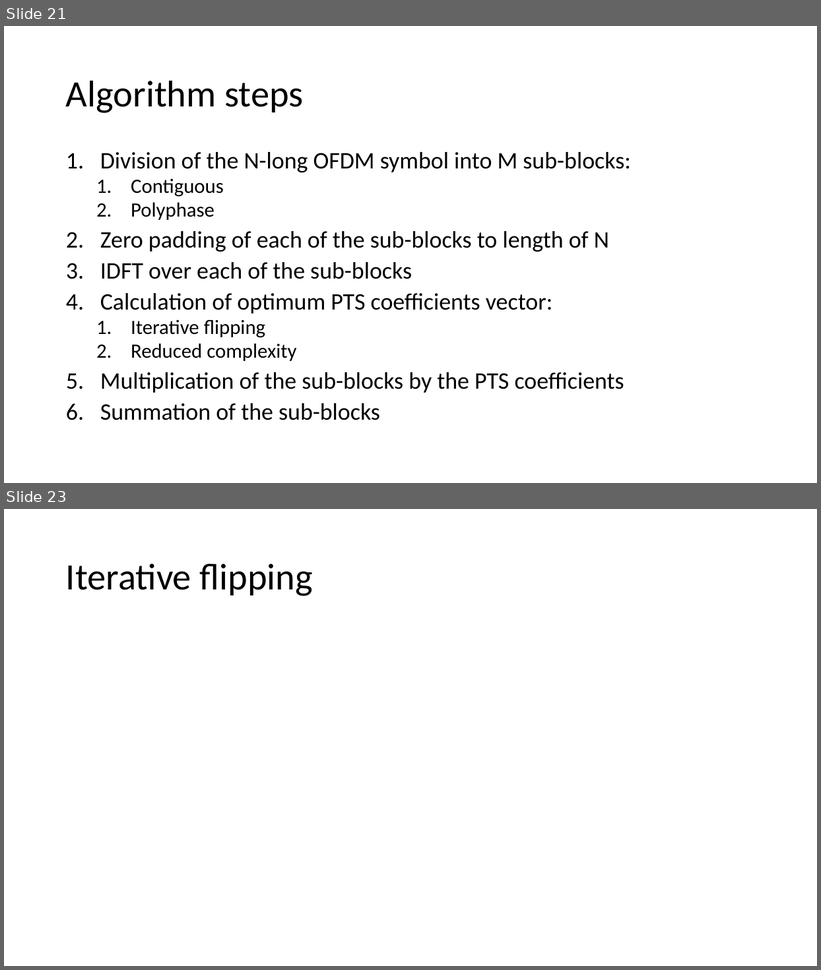
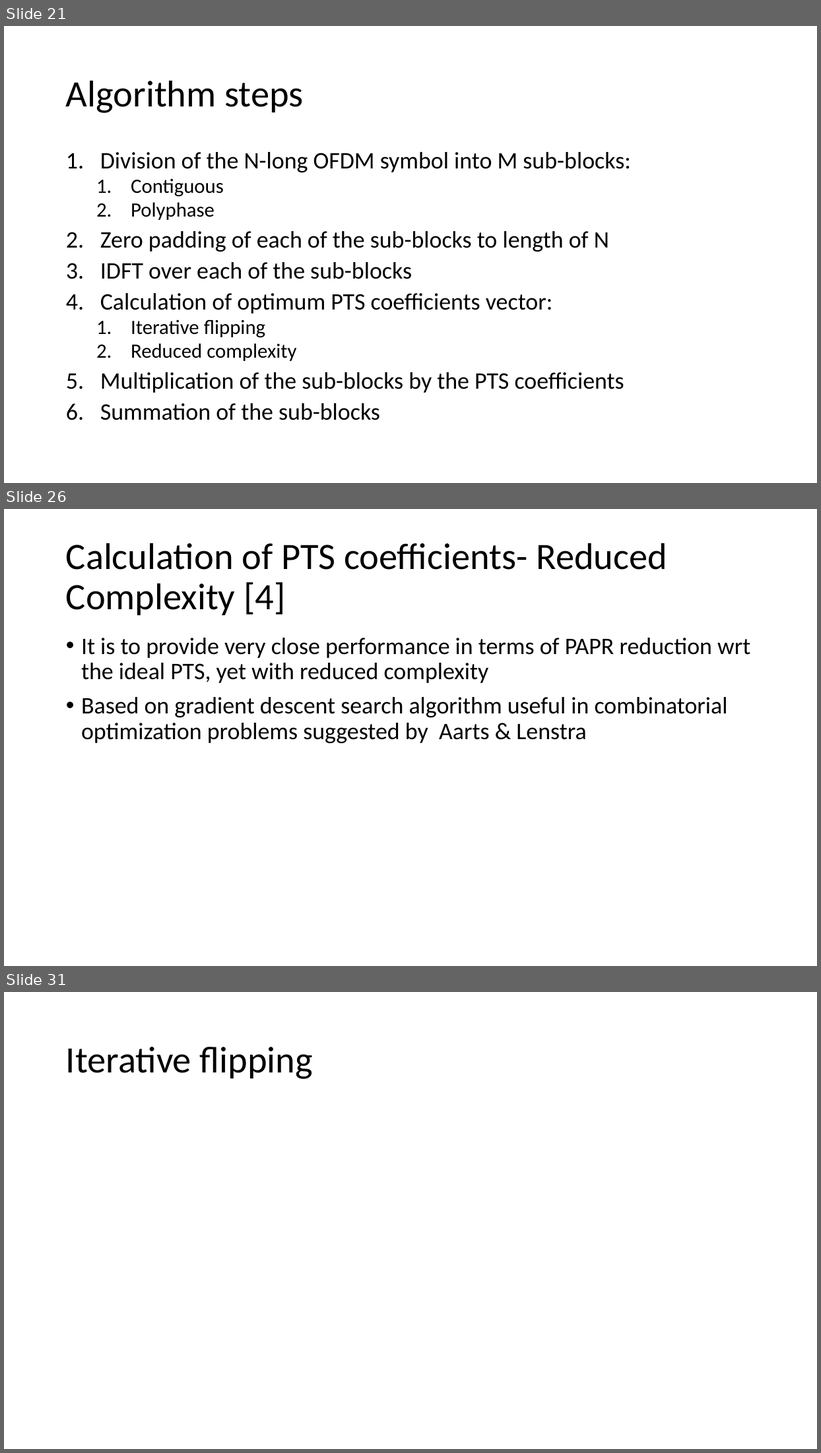
Before and after one commit to liorkissos/VLF-Simulations, a slide deck: PAPR Reduction- PTS.pptx. Shown one above the other, each under a label of ours: slides 21 and 23 before the commit, slides 21, 26 and 31 after it; the slides between them are not shown. The pictures are 821x970 and 821x1453 pixels, drawn with LibreOffice and Linux fonts; fonts in the diff are those of the drawing. Boxes give left, top, right and bottom in pixels: in the first picture for what was removed or moved away, otherwise in the second. Text is boxed around its words. In the diff, an @@ line names an element or a change of style, - is before the commit and + after.

```diff
--- a/PAPR Reduction- PTS.pptx
+++ b/PAPR Reduction- PTS.pptx
@@ slide 26 added at (4,509,817,966), background #FFFFFF @@
@@ title added at (66,543,668,615), 44 pt, text #000000 @@
+Calculation of PTS coefficients- Reduced Complexity [4]
@@ text added at (81,638,750,743), 28 pt, text #000000 @@
+• It is to provide very close performance in terms of PAPR reduction wrt the ideal PTS, yet with reduced complexity
+• Based on gradient descent search algorithm useful in combinatorial optimization problems suggested by Aarts & Lenstra
@@ what was slide 23 is now slide 31 @@
```
Also in this commit, not shown: 2 slides changed, 7 other slides added, 10 other files.
